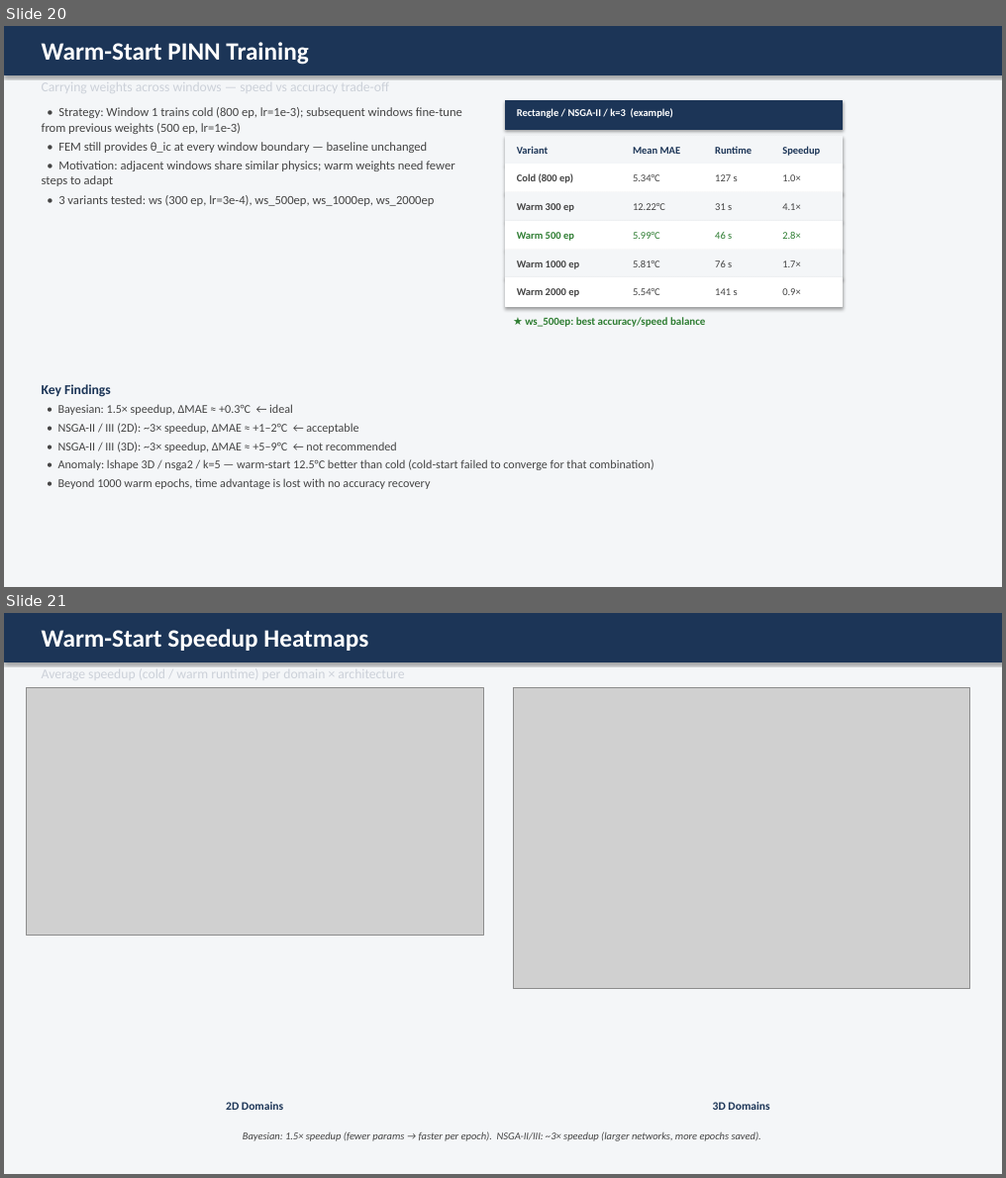
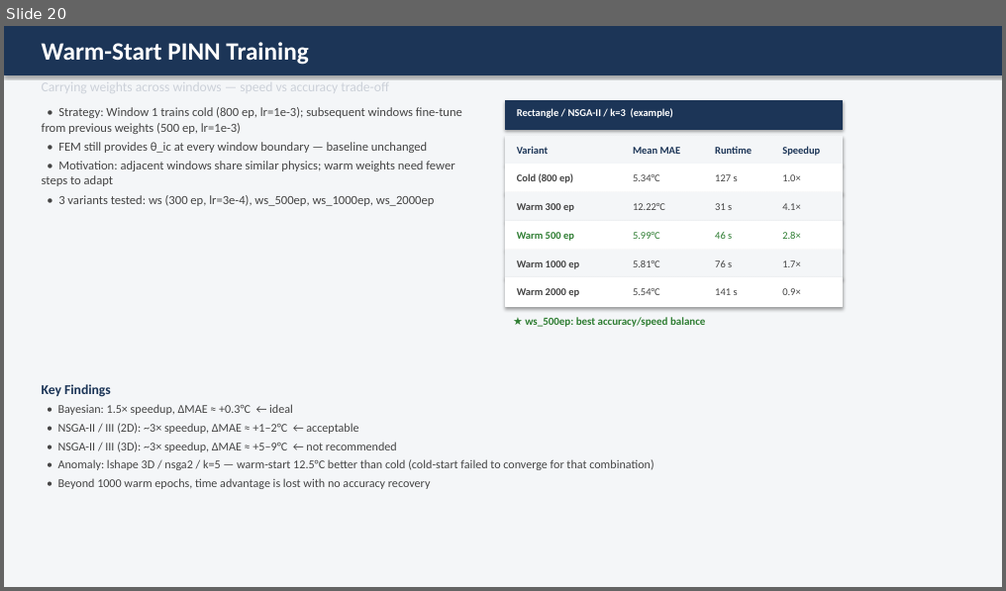
Before and after one commit to Omer8693/NAS-PINNS1, a slide deck: thermal_pinn/reports/NAS_PINN_Thermal_Quenching.pptx. Shown one above the other, each under a label of ours: slides 20 and 21 before the commit, slide 20 after it. The pictures are 1006x1178 and 1006x591 pixels, drawn with LibreOffice and Linux fonts; fonts in the diff are those of the drawing; grey boxes stand for pictures. Boxes give left, top, right and bottom in pixels: in the first picture for what was removed or moved away, otherwise in the second. Text is boxed around its words. In the diff, an @@ line names an element or a change of style, - is before the commit and + after.

```diff
--- a/thermal_pinn/reports/NAS_PINN_Thermal_Quenching.pptx
+++ b/thermal_pinn/reports/NAS_PINN_Thermal_Quenching.pptx
@@ slide 21 removed at [4,613,1002,1174], background #FFFFFF @@
@@ rectangle removed at [4,613,1002,1174] @@
@@ rectangle removed at [4,613,1002,662] @@
@@ text removed at [42,629,368,651] @@
-Warm-Start Speedup Heatmaps
@@ text removed at [42,666,404,683] @@
-Average speedup (cold / warm runtime) per domain × architecture
@@ picture removed at [27,688,483,936] @@
@@ picture removed at [513,688,969,989] @@
@@ text removed at [226,1102,283,1110] @@
-2D Domains
@@ text removed at [713,1102,769,1110] @@
-3D Domains
@@ text removed at [243,1132,761,1142] @@
-Bayesian: 1.5× speedup (fewer params → faster per epoch). NSGA-II/III: ~3× speedup (larger networks, more epochs saved).
```
Also in this commit, not shown: 12 slides changed, 2 slides added, 4 other slides removed, 6 other files.
